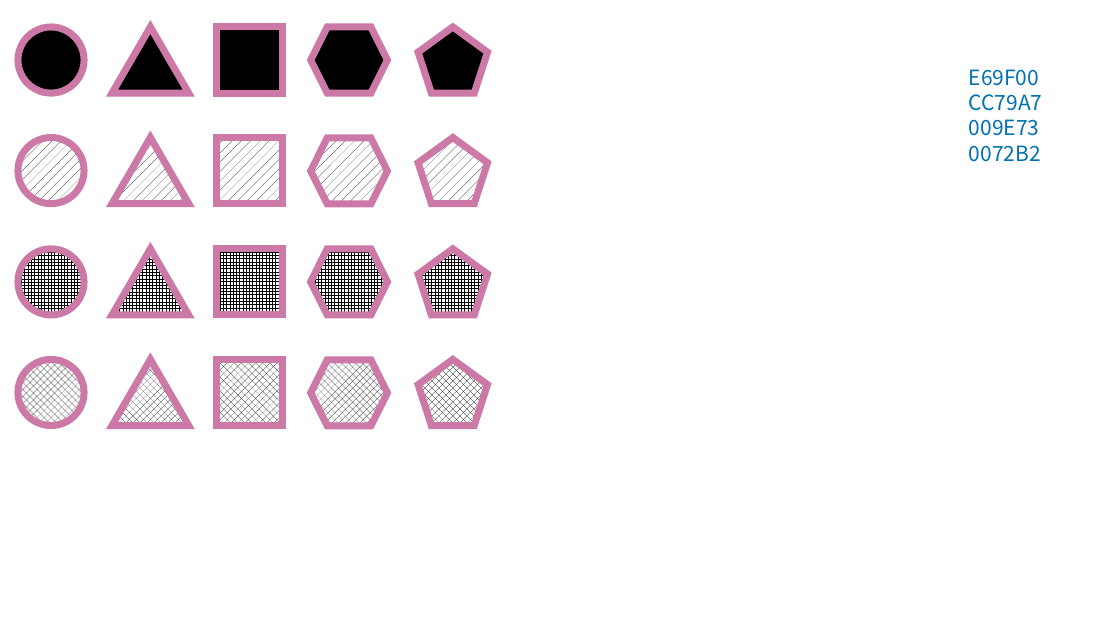
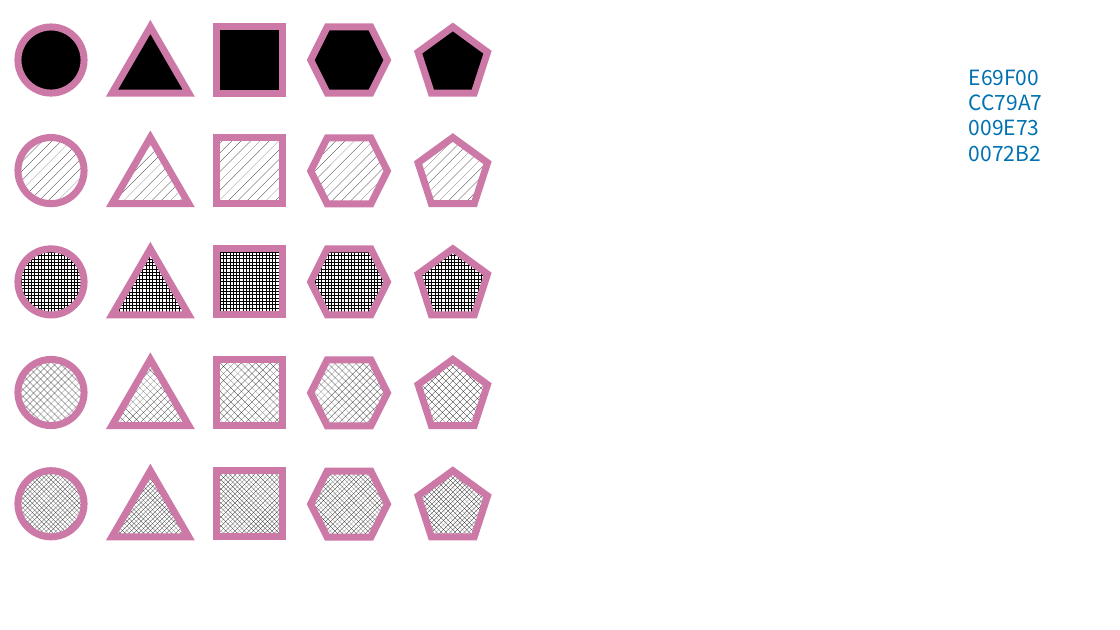
Before and after one commit to masanarius/masanarius.github.io, a slide deck: slide 4 of exp/図形たち.pptx. Drawn at 1120x630 pixels with LibreOffice and Linux fonts; fonts in the diff are those of the drawing. Boxes give left, top, right and bottom in pixels: in the first picture for what was removed or moved away, otherwise in the second. Text is boxed around its words. In the diff, an @@ line names an element or a change of style, - is before the commit and + after.

```diff
--- a/exp/図形たち.pptx
+++ b/exp/図形たち.pptx
@@ ellipse added at (18,471,84,537), fill pattern #000000 on #FFFFFF, outline #CC79A7 6 pt @@
@@ triangle added at (112,471,188,537), fill pattern #000000 on #FFFFFF, outline #CC79A7 6 pt @@
@@ rectangle added at (217,471,283,537), fill pattern #000000 on #FFFFFF, outline #CC79A7 6 pt @@
@@ hexagon added at (311,471,387,538), fill pattern #000000 on #FFFFFF, outline #CC79A7 6 pt @@
@@ pentagon added at (418,471,488,537), fill pattern #000000 on #FFFFFF, outline #CC79A7 6 pt @@
```
Also in this commit, not shown: 3 other slides changed, 22 other files.
